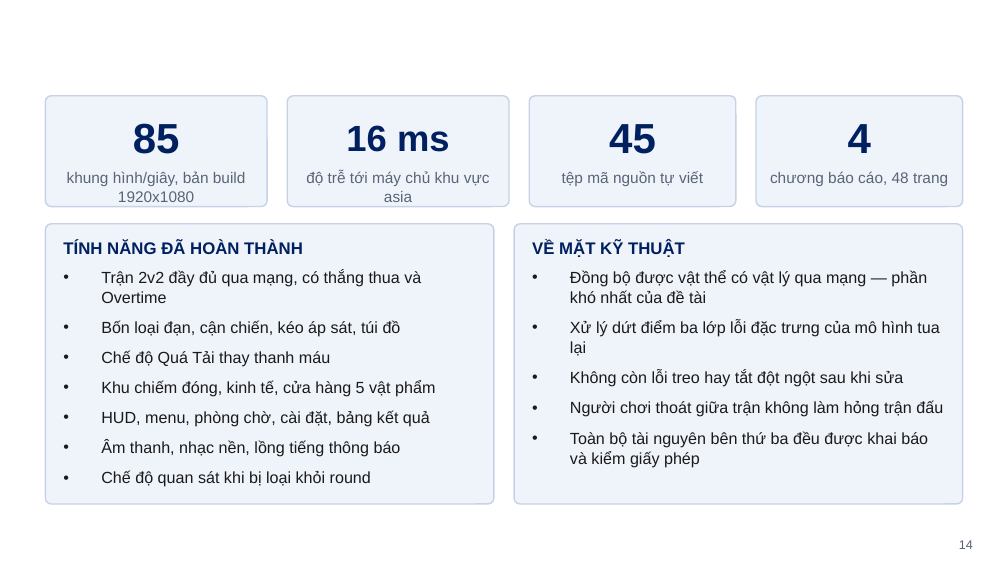
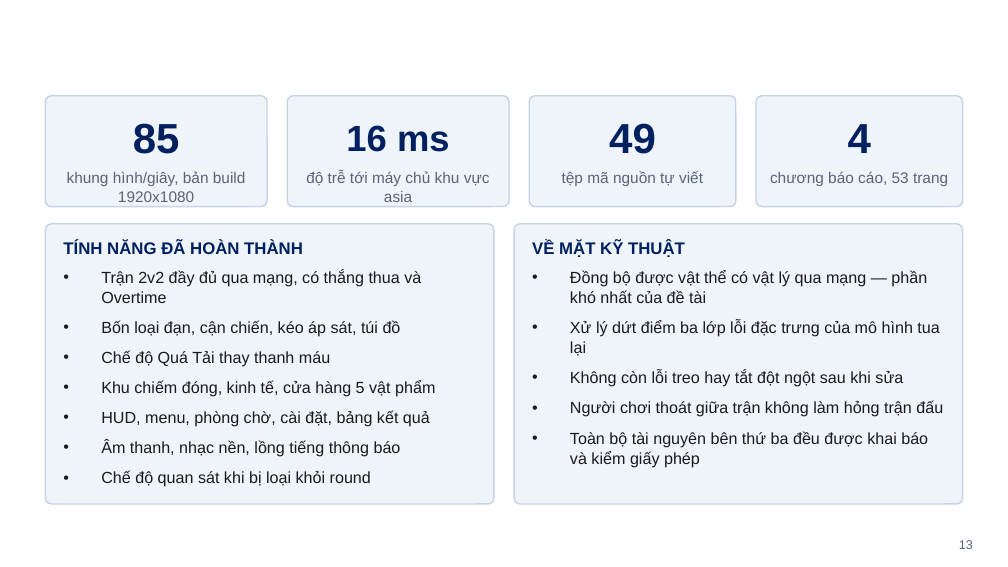
Before and after one commit to nhgkhiem0307/Magneto-Dome, a slide deck: slide 13 of NOP_BAI/[ĐT-QĐ04-BM08] Final Project.pptx (slide 14 before the commit). Drawn at 1008x567 pixels with LibreOffice and Linux fonts; fonts in the diff are those of the drawing; background and template pictures are left out. Boxes give left, top, right and bottom in pixels: in the first picture for what was removed or moved away, otherwise in the second. Text is boxed around its words. In the diff, an @@ line names an element or a change of style, - is before the commit and + after.

```diff
--- a/NOP_BAI/[ĐT-QĐ04-BM08] Final Project.pptx
+++ b/NOP_BAI/[ĐT-QĐ04-BM08] Final Project.pptx
@@ text at bbox=[609, 123, 656, 154]: text changed @@
-45
+49
@@ text at bbox=[770, 171, 948, 186]: text changed @@
-chương báo cáo, 48 trang
+chương báo cáo, 53 trang
@@ page number at bbox=[959, 540, 973, 549]: text changed @@
-14
+13
```
Also in this commit, not shown: 14 other slides changed, 1 slide removed, 34 other files.
